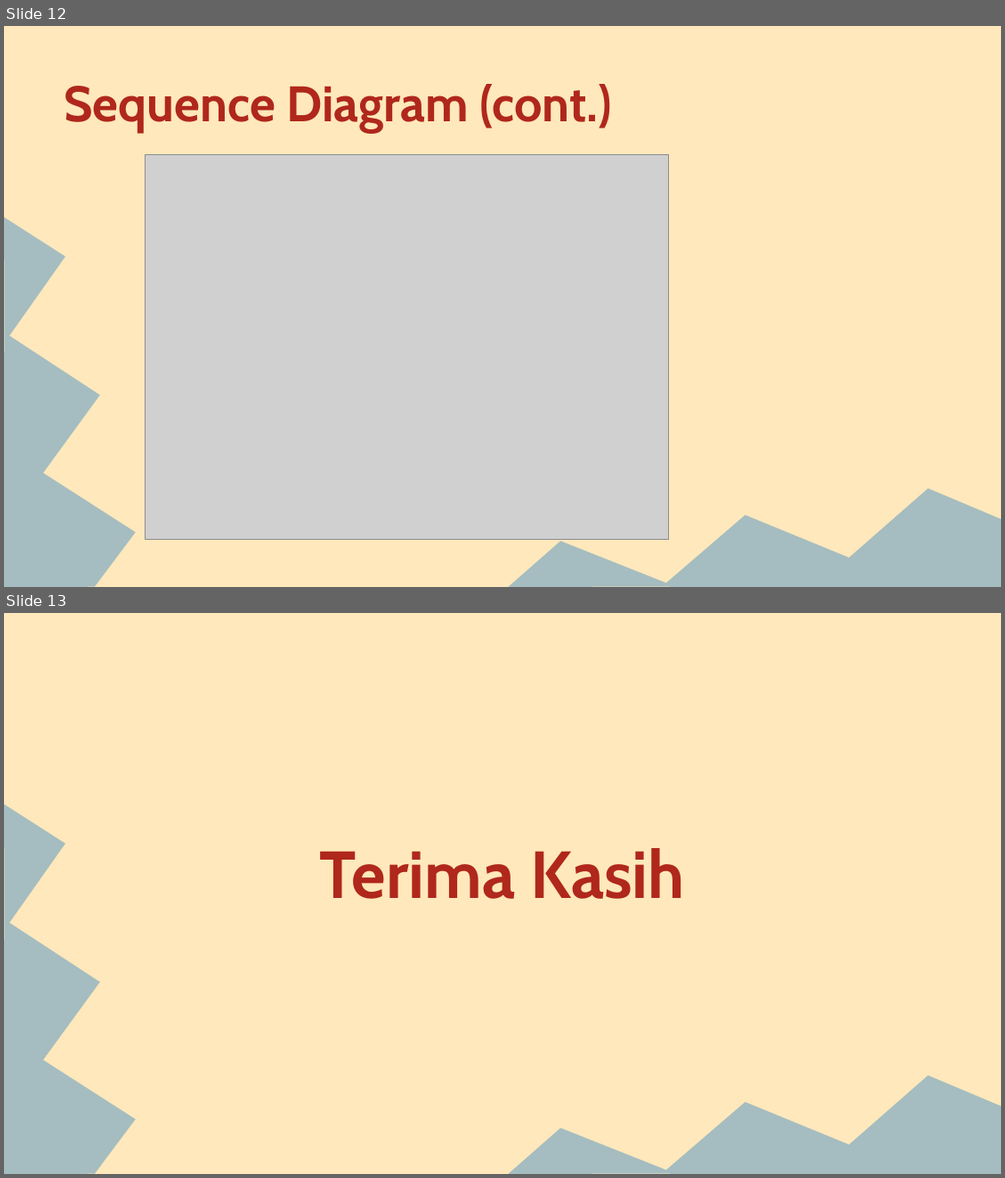
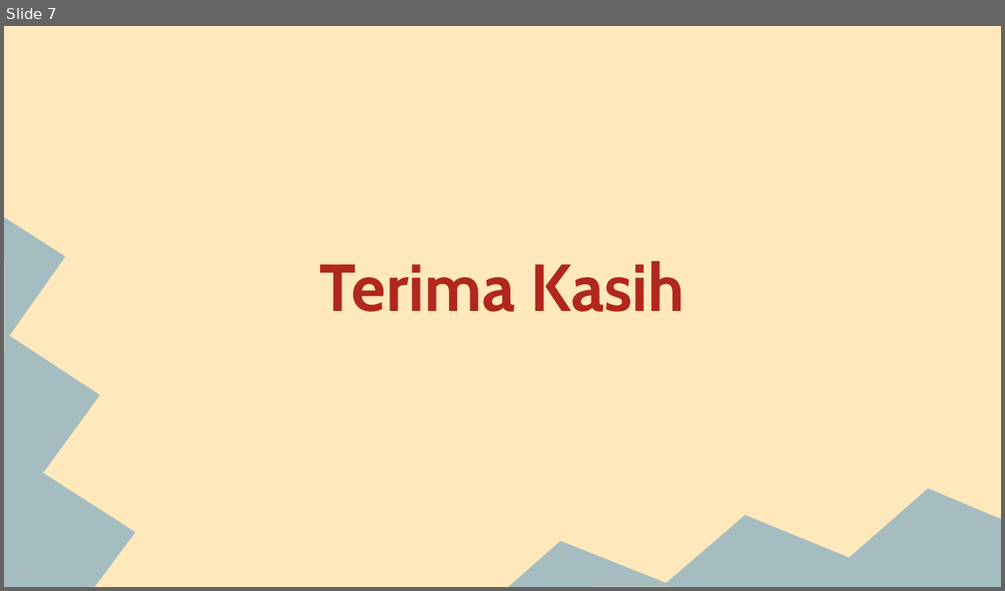
Before and after one commit to kikiiramdhani123/basdat-dan-psbo, a slide deck: PPT Presentasi Akhir.pptx. Shown one above the other, each under a label of ours: slides 12 and 13 before the commit, slide 7 after it. The pictures are 1005x1178 and 1005x591 pixels, drawn with LibreOffice and Linux fonts; fonts in the diff are those of the drawing; grey boxes stand for pictures. Boxes give left, top, right and bottom in pixels: in the first picture for what was removed or moved away, otherwise in the second. Text is boxed around its words. In the diff, an @@ line names an element or a change of style, - is before the commit and + after.

```diff
--- a/PPT Presentasi Akhir.pptx
+++ b/PPT Presentasi Akhir.pptx
@@ slide 12 removed at (4, 26, 1001, 587), background #FFE8BB; not listed: 2 template elements that a slide beside it also shows @@
@@ title removed at (64, 84, 612, 133) @@
-Sequence Diagram (cont.)
@@ picture removed at (146, 154, 669, 540) @@
@@ what was slide 13 is now slide 7 @@
```
Also in this commit, not shown: 2 slides changed, 4 slides added, 9 other slides removed, 6 other files.
